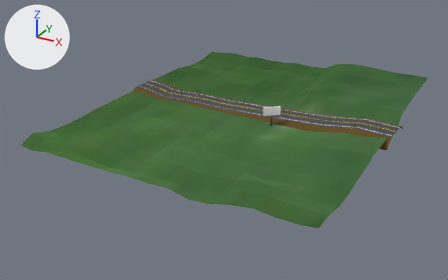
A saved change to the glTF model assets/models/clear-skies.glb.
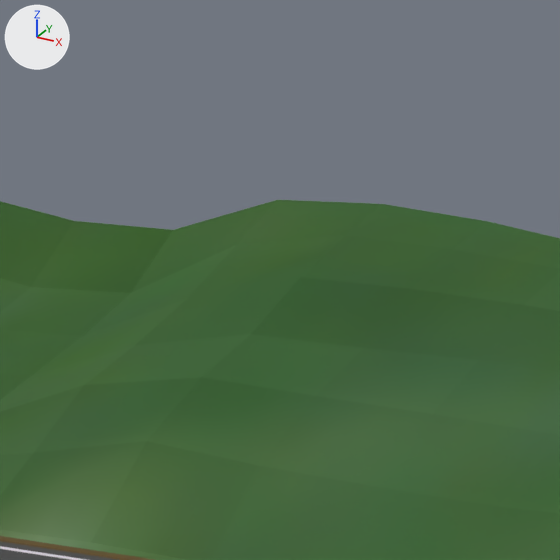
Old and new are each drawn whole from a 50 mm camera at (423.0, -849.0, 371.0) aimed at (-20.0, -44.0, -31.0) and again close up on the part from 67% to 85% of the width and 13% to 41% of the height. Arrows for +X, +Y and +Z are at upper left; the lights stay in place. The last two pictures show the newer version. Where no turn or scale is listed for an object, it has been applied to the vertices.

Names of what the first close-up shows: 'Grass', 'Road'.
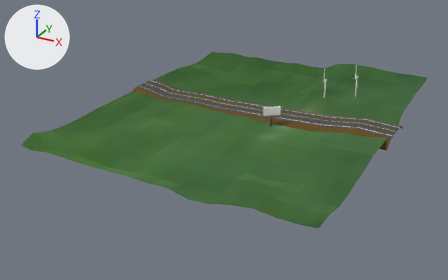
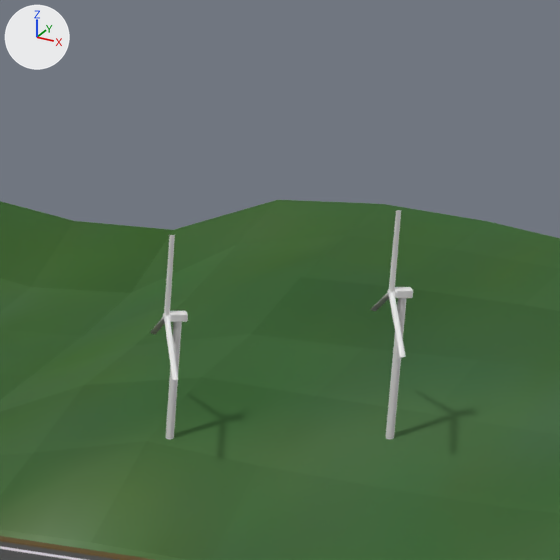
Commit message: assets: add some windmills

Boxes (x1, y1, x2, y2) around the edits, measured in the close-ups (560 x 560 px):
'Windmill', added: after (385, 287, 413, 439)
'Windmill.001', added: after (165, 311, 188, 440)
'Fan', added: after (370, 210, 406, 358)
'Fan.001', added: after (150, 235, 178, 381)

The change, as a diff of the scene's bpy script:
```diff
--- a/assets/models/clear-skies.glb.py
+++ b/assets/models/clear-skies.glb.py
@@ me_fan_002 @@
+me_fan_002.from_pydata(...)  # 288 vertices, 620 faces; spans x -9.0..9.1, y -15.3..15.4, z -10.3..20.0
@@ me_base_003 @@
+me_base_003.from_pydata(...)  # 88 vertices, 168 faces; spans x -2.5..2.5, y -2.2..2.2, z -38.4..1.0
@@ ob_fan_001 @@
+ob_fan_001 = bpy.data.objects.new('Fan.001', me_fan_002)
+ob_fan_001.location = (87.9, 109.3, 42.9)
@@ ob_windmill_001 @@
+ob_windmill_001 = bpy.data.objects.new('Windmill.001', me_base_003)
+ob_windmill_001.location = (90.3, 110.6, 42.9)
@@ ob_fan @@
+ob_fan = bpy.data.objects.new('Fan', me_fan_002.copy())
+ob_fan.location = (136.2, 127.1, 51.2)
@@ ob_windmill @@
+ob_windmill = bpy.data.objects.new('Windmill', me_base_003.copy())
+ob_windmill.location = (138.6, 128.5, 51.2)
```
